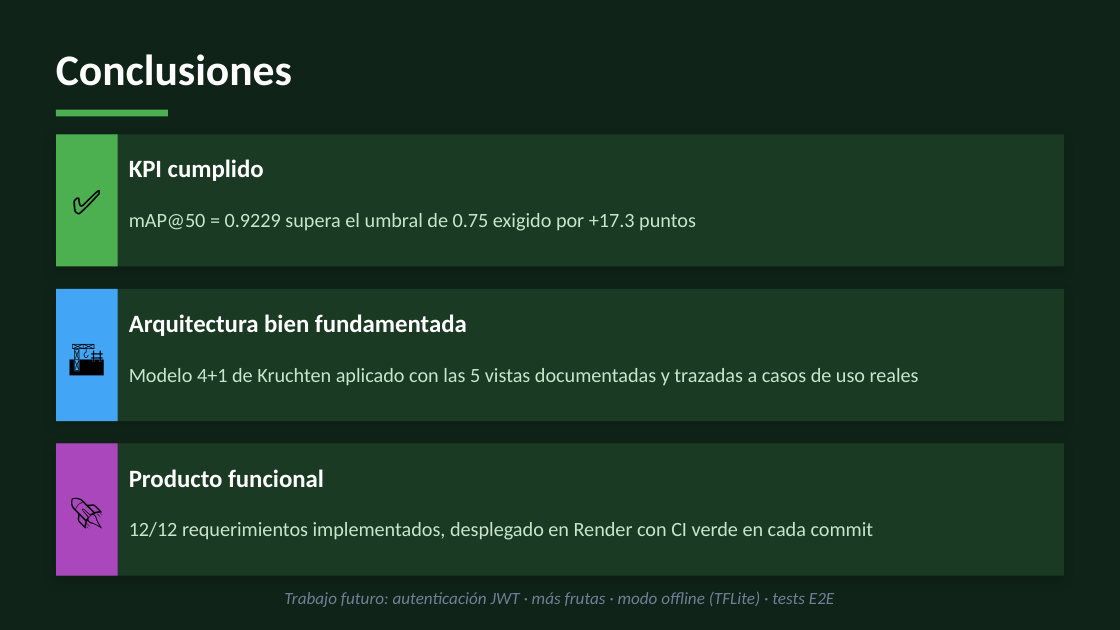
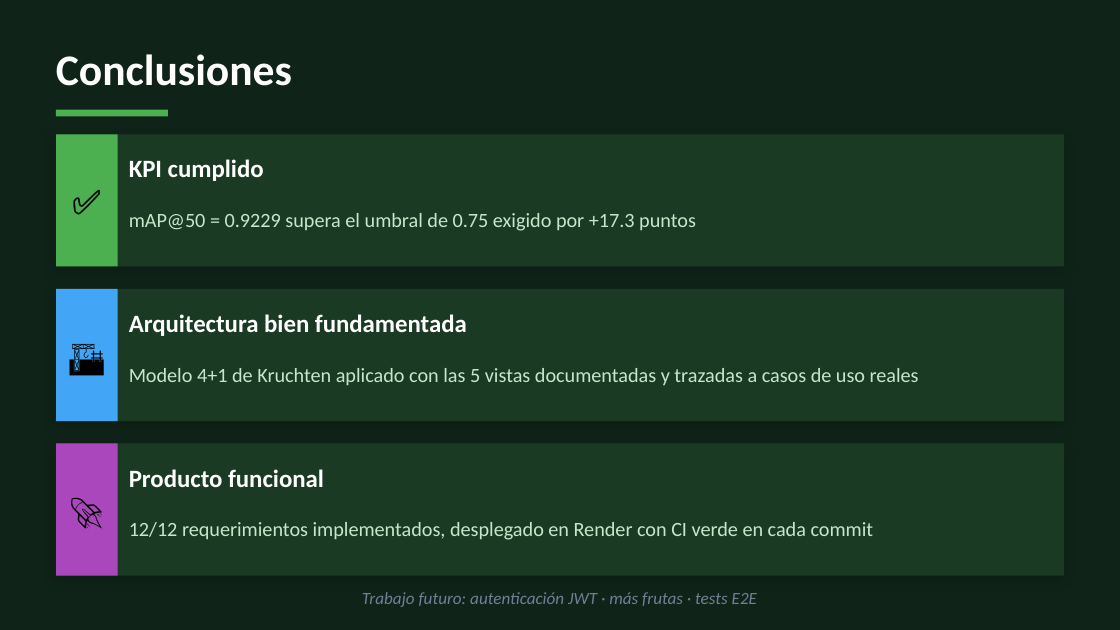
Before and after one commit to apotheosisss/MaduraApp-Produccion, a slide deck: slide 9 of Documentación/Evaluacion_2/MaduraApp_Presentacion_Evaluacion2.pptx. Drawn at 1120x630 pixels with LibreOffice and Linux fonts; fonts in the diff are those of the drawing. Boxes give left, top, right and bottom in pixels: in the first picture for what was removed or moved away, otherwise in the second. Text is boxed around its words. In the diff, an @@ line names an element or a change of style, - is before the commit and + after.

```diff
--- a/Documentación/Evaluacion_2/MaduraApp_Presentacion_Evaluacion2.pptx
+++ b/Documentación/Evaluacion_2/MaduraApp_Presentacion_Evaluacion2.pptx
@@ text at bbox=[362, 592, 757, 607]: text changed @@
-Trabajo futuro: autenticación JWT · más frutas · modo offline (TFLite) · tests E2E
+Trabajo futuro: autenticación JWT · más frutas · tests E2E
```
Also in this commit, not shown: 4 other slides changed, 1 other file.
